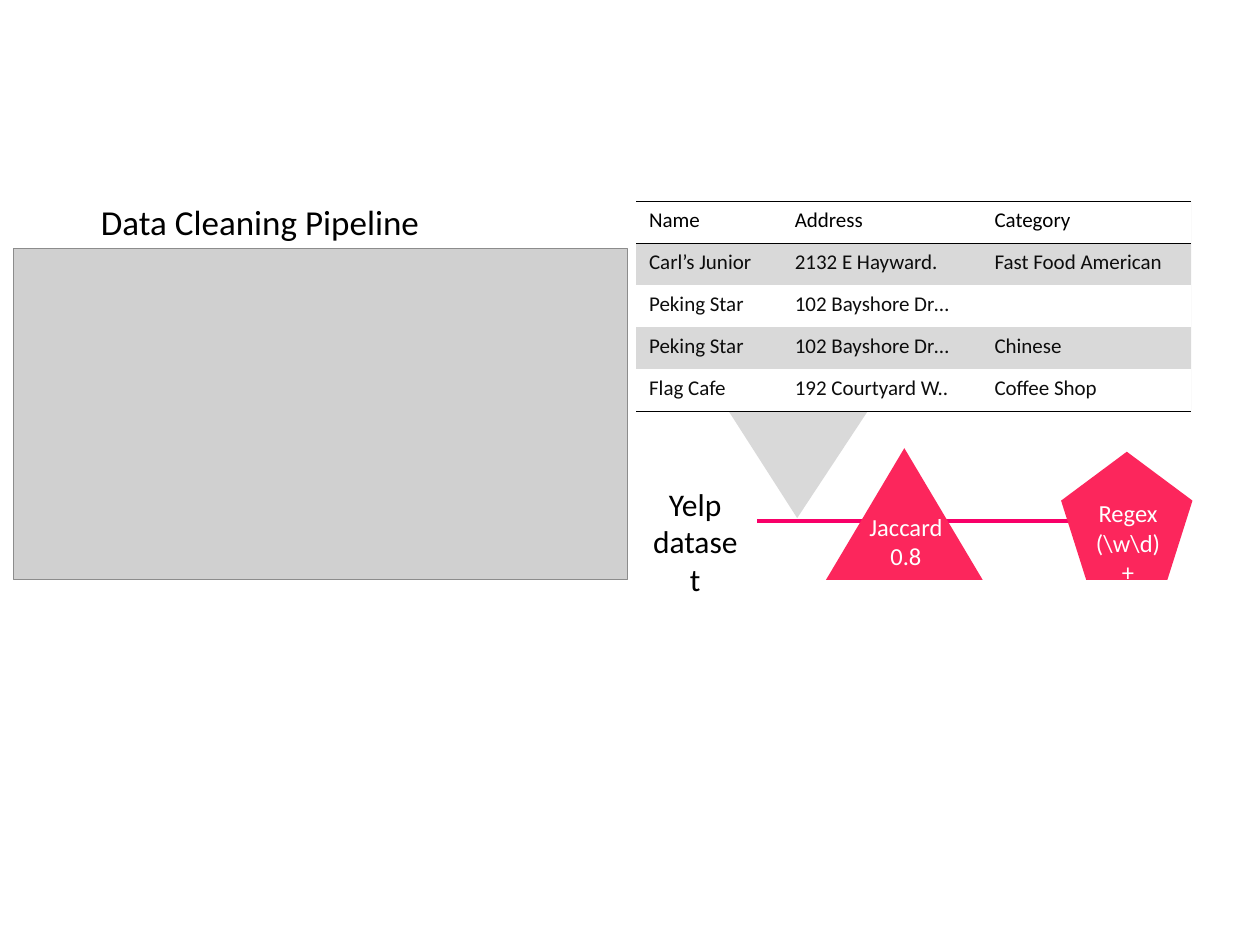
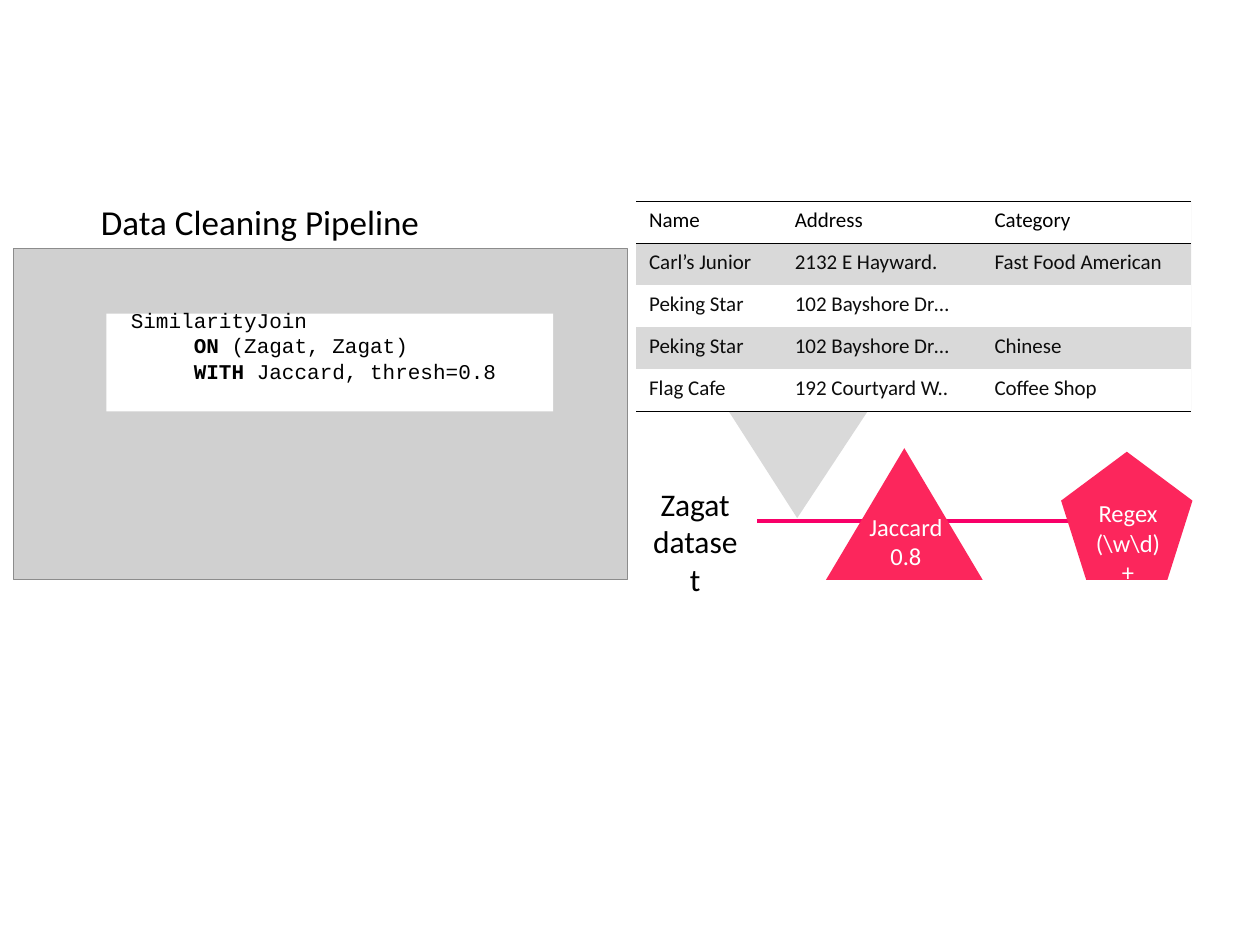
Before and after one commit to sjyk/vldb15-demo, a slide deck: slide 7 of figs/screenshot_diagrams.pptx. Drawn at 1260x945 pixels with LibreOffice and Linux fonts; fonts in the diff are those of the drawing; grey boxes stand for pictures. Boxes give left, top, right and bottom in pixels: in the first picture for what was removed or moved away, otherwise in the second. Text is boxed around its words. In the diff, an @@ line names an element or a change of style, - is before the commit and + after.

Commit message:
fixed dashboard to use zagat

```diff
--- a/figs/screenshot_diagrams.pptx
+++ b/figs/screenshot_diagrams.pptx
@@ rectangle added at bbox=[106, 314, 553, 412], fill #FFFFFF @@
@@ text added at bbox=[131, 313, 496, 383], 12 pt, text #000000 @@
+SimilarityJoin
+ON (Zagat, Zagat)
+WITH Jaccard, thresh=0.8
@@ text at bbox=[661, 495, 730, 522]: text changed @@
-Yelp
+Zagat
```
Also in this commit, not shown: 1 other slide changed, 1 other file.
